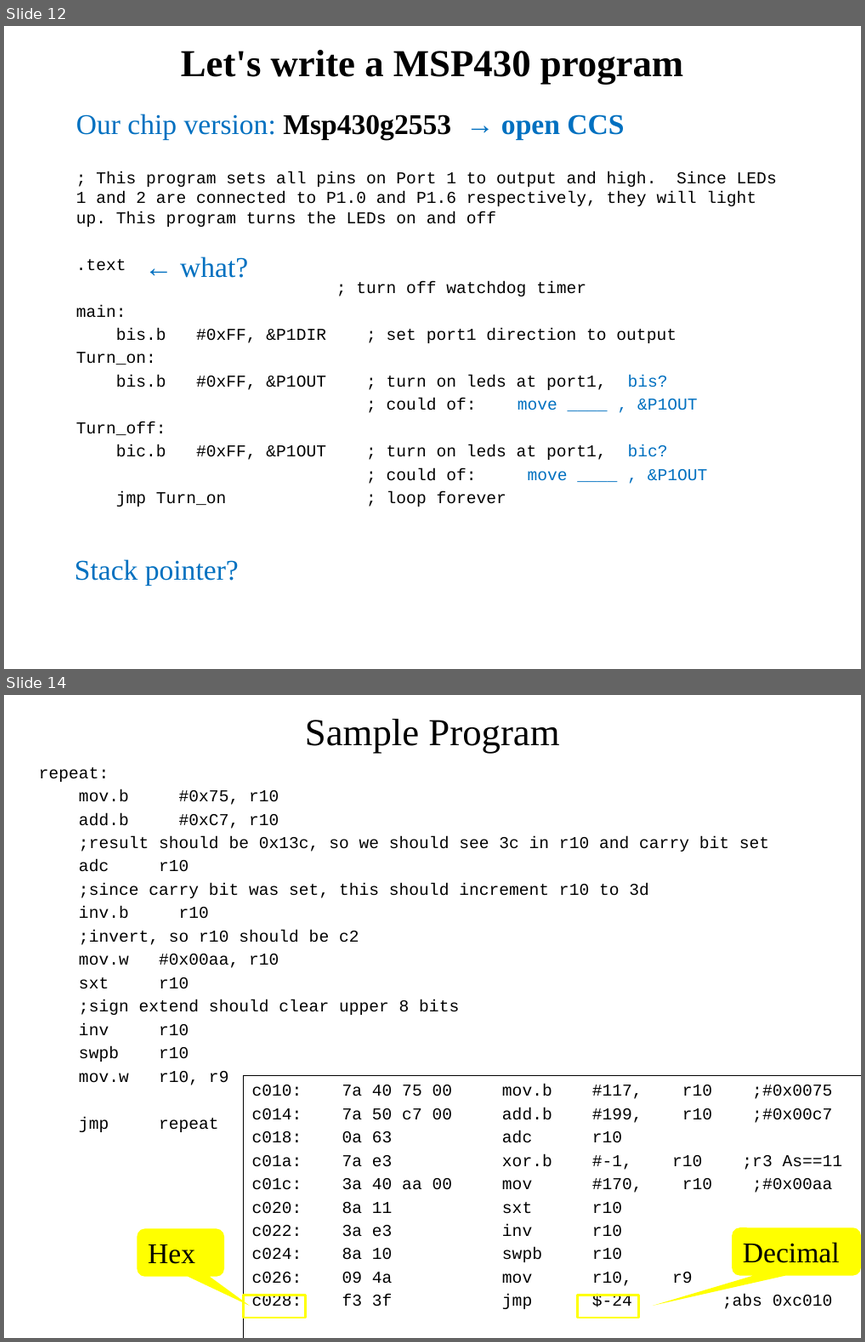
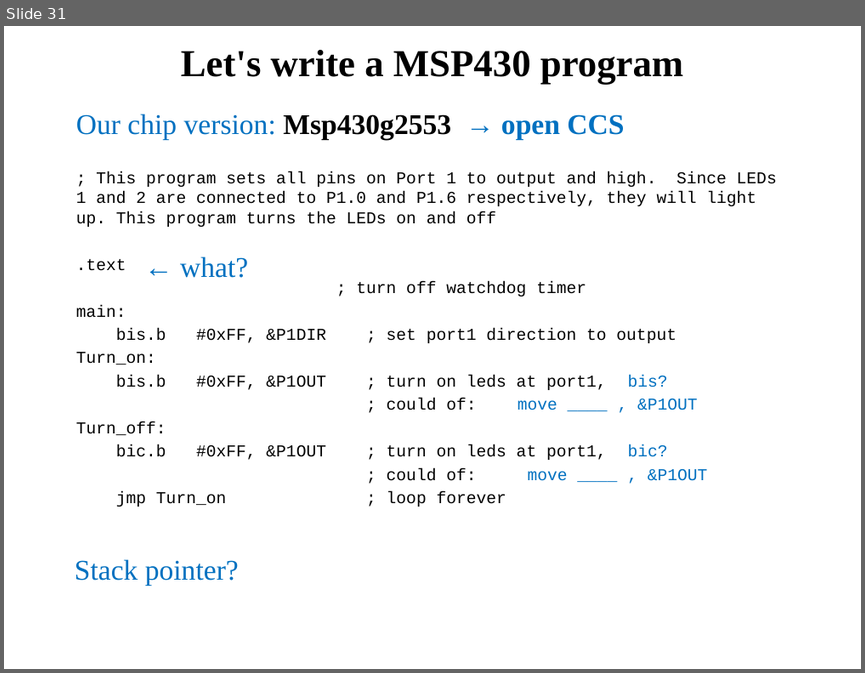
Before and after one commit to pw4rn3r/ECE382, a slide deck: notes/L4/Lsn4.pptx. Shown one above the other, each under a label of ours: slides 12 and 14 before the commit, slide 31 after it; the slides between them are not shown. The pictures are 865x1342 and 865x673 pixels, drawn with LibreOffice and Linux fonts; fonts in the diff are those of the drawing. Boxes give left, top, right and bottom in pixels: in the first picture for what was removed or moved away, otherwise in the second. Text is boxed around its words. In the diff, an @@ line names an element or a change of style, - is before the commit and + after.

```diff
--- a/notes/L4/Lsn4.pptx
+++ b/notes/L4/Lsn4.pptx
@@ slide 14 removed at (4,695,861,1338), background #FFFFFF @@
@@ title removed at (305,719,559,754) @@
-Sample Program
@@ text removed at (39,767,769,1132) @@
-repeat:
-mov.b #0x75, r10
-add.b #0xC7, r10
-;result should be 0x13c, so we should see 3c in r10 and carry bit set
-adc r10
-;since carry bit was set, this should increment r10 to 3d
-inv.b r10
-;invert, so r10 should be c2
-mov.w #0x00aa, r10
-sxt r10
-;sign extend should clear upper 8 bits
-inv r10
-swpb r10
-mov.w r10, r9
-jmp repeat
@@ rectangle removed at (243,1076,861,1338) @@
-c010: 7a 40 75 00 mov.b #117, r10 ;#0x0075
-c014: 7a 50 c7 00 add.b #199, r10 ;#0x00c7
-c018: 0a 63 adc r10
-c01a: 7a e3 xor.b #-1, r10 ;r3 As==11
-c01c: 3a 40 aa 00 mov #170, r10 ;#0x00aa
-c020: 8a 11 sxt r10
-c022: 3a e3 inv r10
-c024: 8a 10 swpb r10
-c026: 09 4a mov r10, r9
-c028: f3 3f jmp $-24 ;abs 0xc010
@@ rounded speech box removed at (137,1228,224,1276) @@
-Hex
@@ rounded speech box removed at (732,1227,861,1275) @@
-Decimal
@@ rectangle removed at (243,1295,305,1317) @@
@@ rectangle removed at (577,1295,639,1317) @@
@@ what was slide 12 is now slide 31 @@
```
Also in this commit, not shown: 15 slides changed, 21 slides added, 9 other slides removed.
